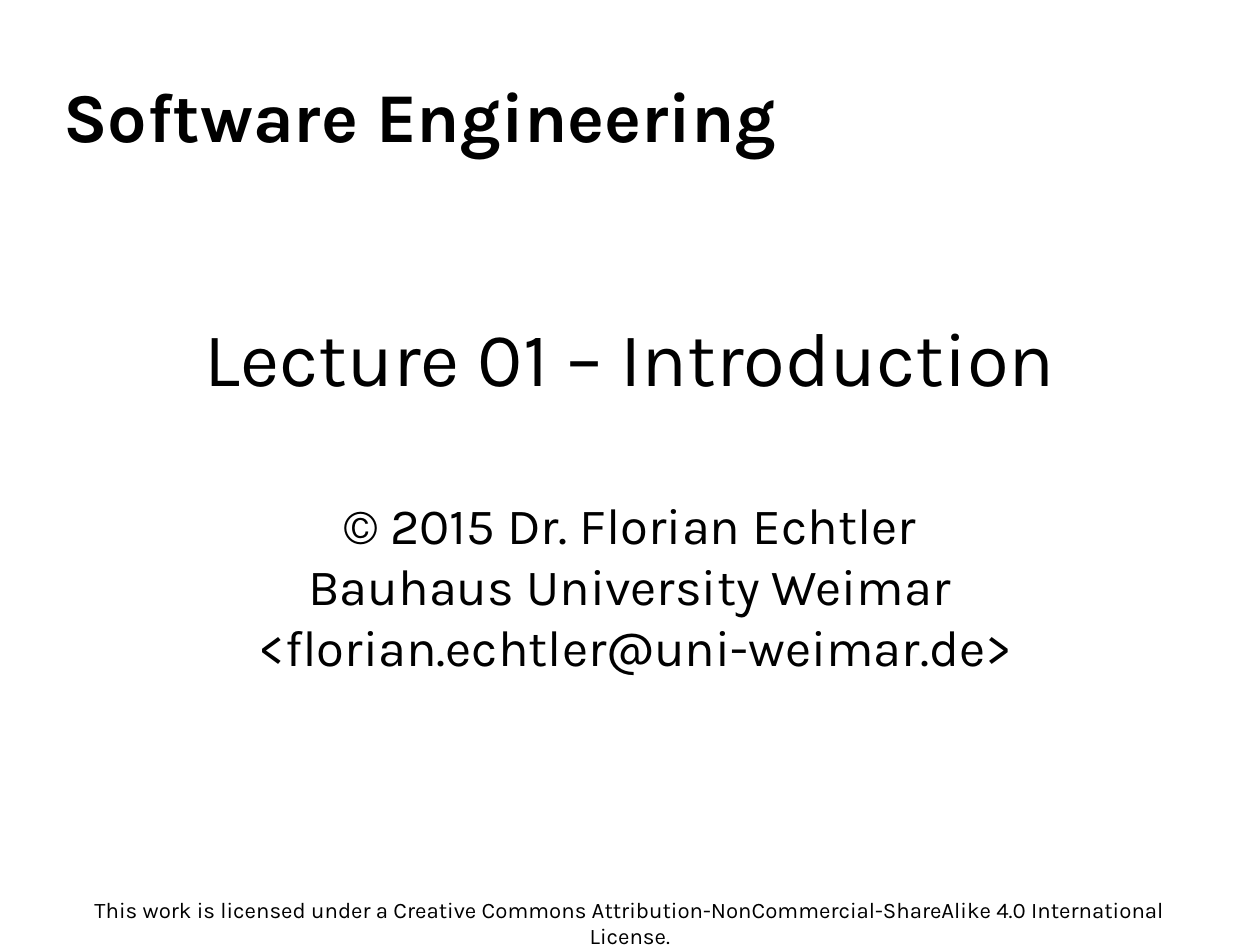
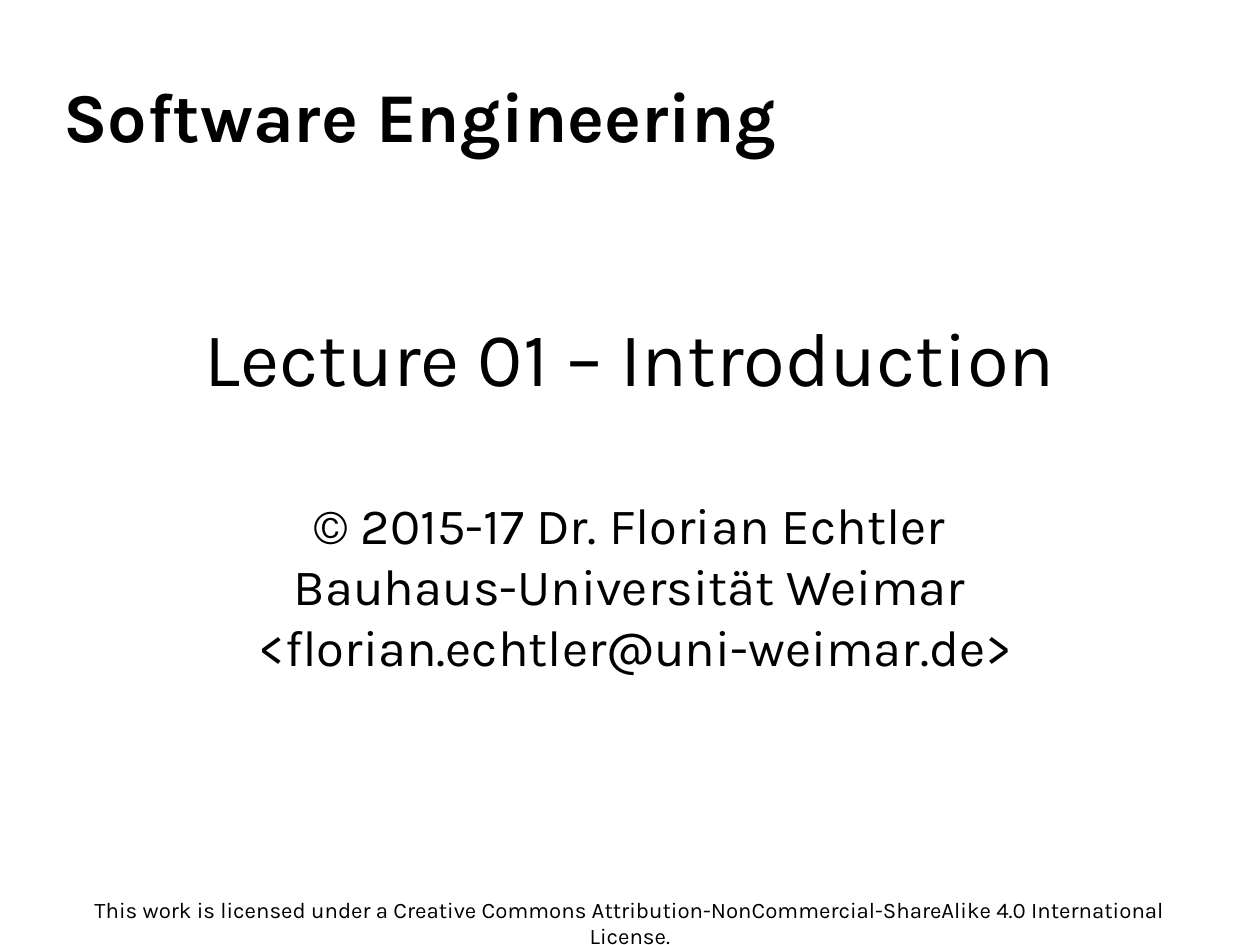
Before and after one commit to floe/software-engineering, a slide deck: slide 1 of 01-introduction.odp. Drawn at 1260x945 pixels with LibreOffice and Linux fonts; fonts in the diff are those of the drawing; background and template pictures are left out. Boxes give left, top, right and bottom in pixels: in the first picture for what was removed or moved away, otherwise in the second. Text is boxed around its words. In the diff, an @@ line names an element or a change of style, - is before the commit and + after.

```diff
--- a/01-introduction.odp
+++ b/01-introduction.odp
@@ subtitle at bbox=[294, 509, 965, 606]: text changed @@
-© 2015 Dr. Florian Echtler
-Bauhaus University Weimar
+© 2015-17 Dr. Florian Echtler
+Bauhaus-Universität Weimar
```
Also in this commit, not shown: 28 other slides changed.
